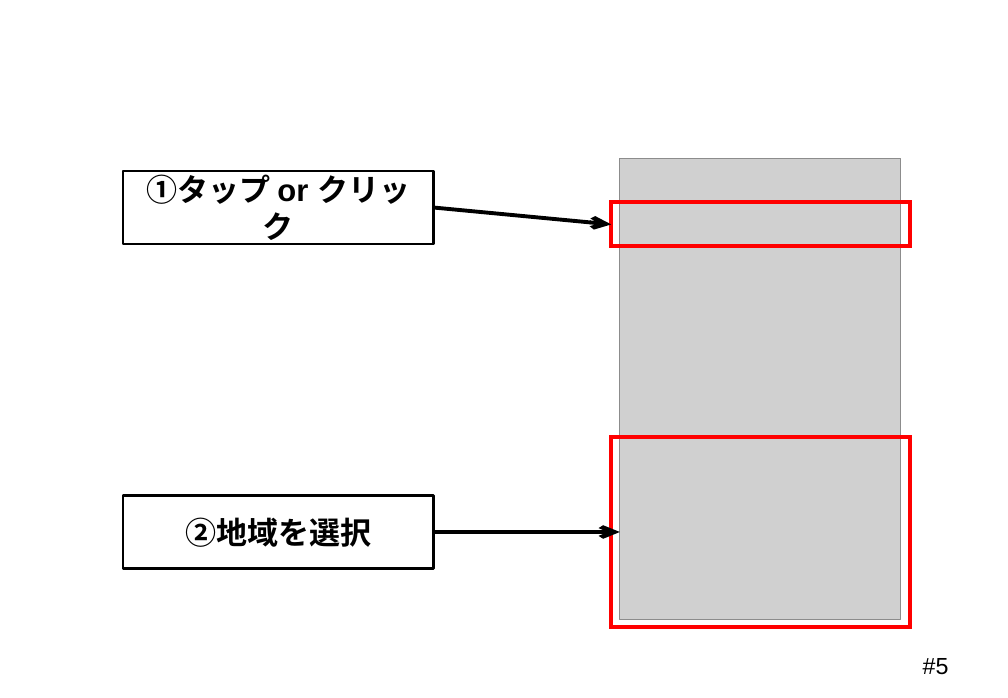
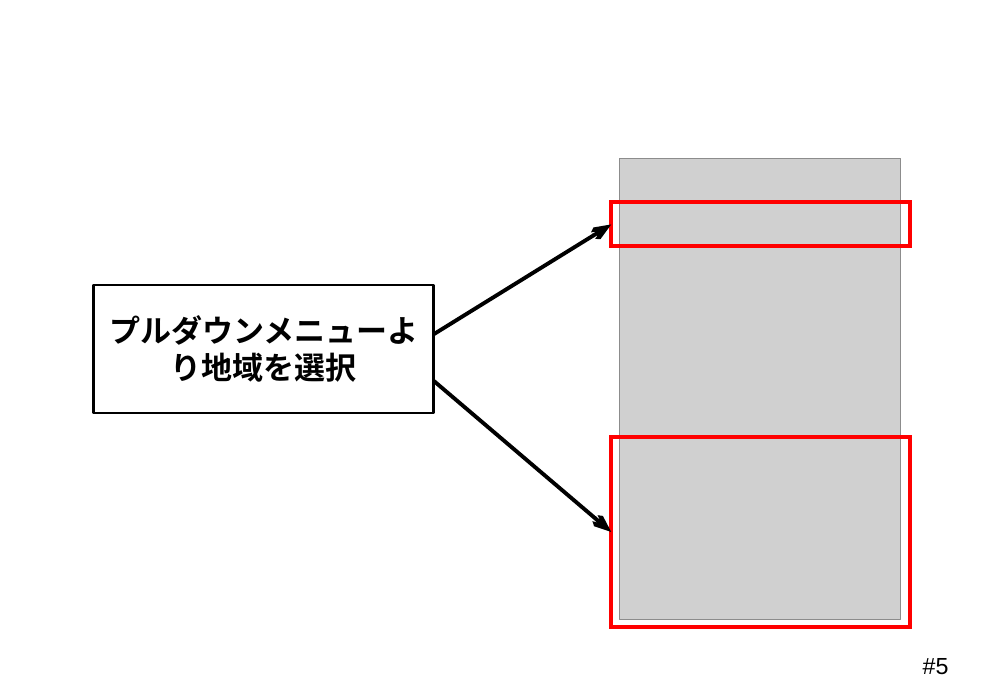
Before and after one commit to Mocchy2/graduation-thesis, a slide deck: slide 5 of 卒業論文 発表用スライド.pptx. Drawn at 1008x698 pixels with LibreOffice and Linux fonts; fonts in the diff are those of the drawing; grey boxes stand for pictures; background and template pictures are left out. Boxes give left, top, right and bottom in pixels: in the first picture for what was removed or moved away, otherwise in the second. Text is boxed around its words. In the diff, an @@ line names an element or a change of style, - is before the commit and + after.

```diff
--- a/卒業論文 発表用スライド.pptx
+++ b/卒業論文 発表用スライド.pptx
@@ rectangle removed at bbox=[123, 171, 434, 245] @@
-①タップ or クリック
@@ arrow moved from (434, 208) - (612, 224) to (434, 334) - (612, 224) @@
@@ rectangle added at bbox=[94, 285, 434, 413], fill #FFFFFF, outline #000000 2 pt, 24 pt, text #000000, bold @@
+プルダウンメニューより地域を選択
@@ arrow moved from (434, 532) - (620, 532) to (434, 381) - (612, 532) @@
@@ rectangle removed at bbox=[123, 495, 434, 569] @@
-②地域を選択
```
Also in this commit, not shown: 1 other slide changed, 1 slide removed.
